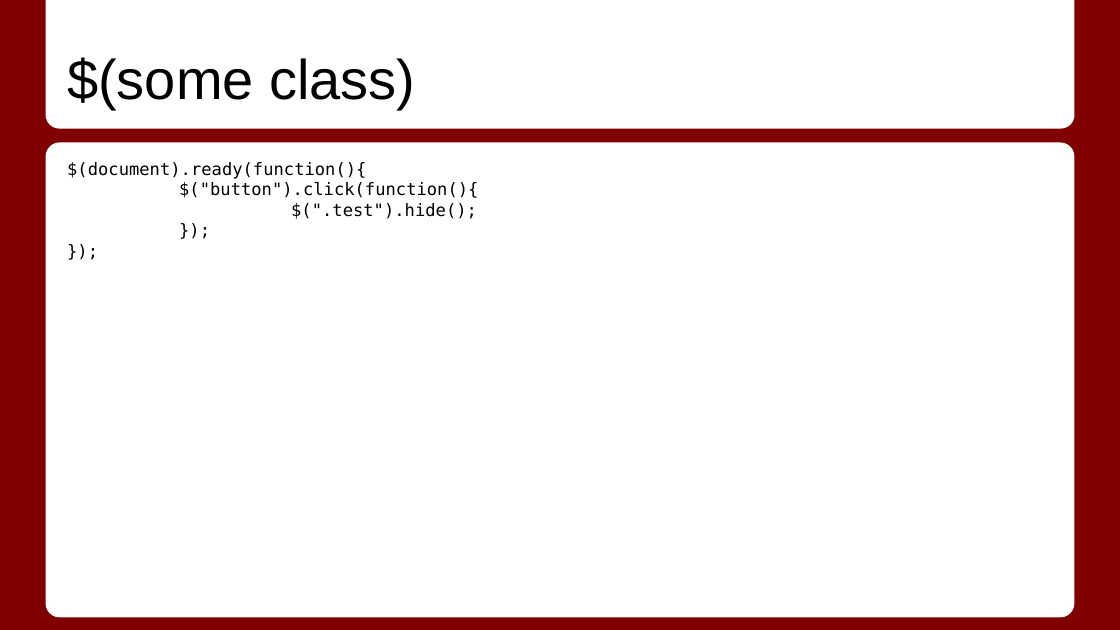
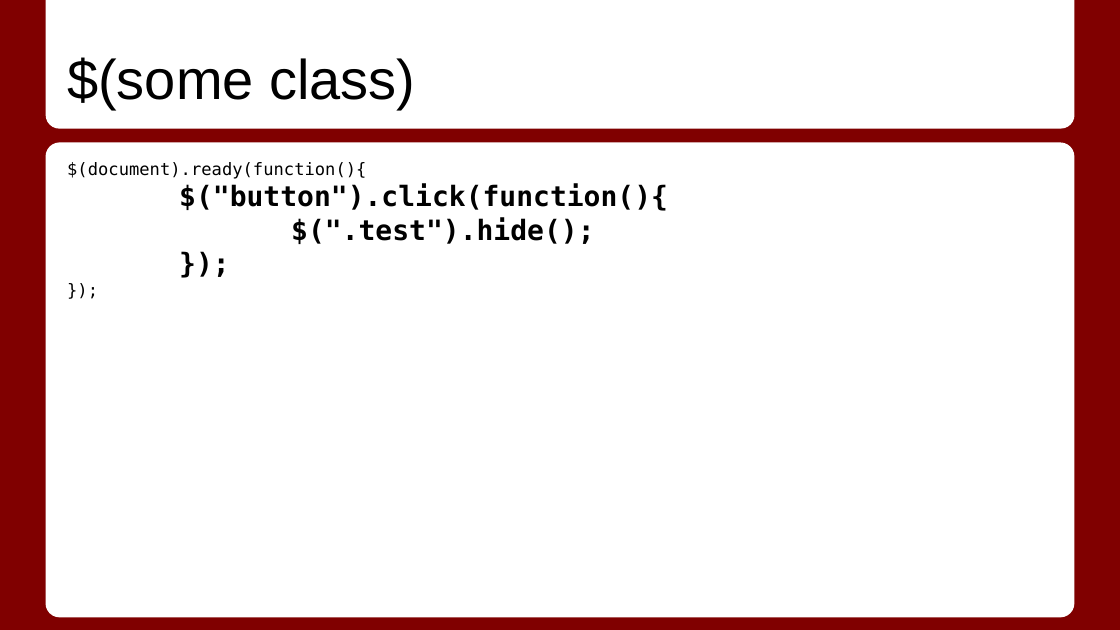
Before and after one commit to PhillyWebGuy/CE-2413-SPRING-2015, a slide deck: slide 13 of presentations/class-2/Class 2.6_ JQuery.pptx. Drawn at 1120x630 pixels with LibreOffice and Linux fonts; fonts in the diff are those of the drawing. Boxes give left, top, right and bottom in pixels: in the first picture for what was removed or moved away, otherwise in the second. Text is boxed around its words. In the diff, an @@ line names an element or a change of style, - is before the commit and + after.

Commit message:
Class 2, update 3

```diff
--- a/presentations/class-2/Class 2.6_ JQuery.pptx
+++ b/presentations/class-2/Class 2.6_ JQuery.pptx
@@ text at bbox=[179, 184, 668, 244]: size 11 to 18 pt, bold on in "$("button").click(function(){", "$(".test").hide();", "});" @@
```
Also in this commit, not shown: 4 other slides changed, 2 other files.
